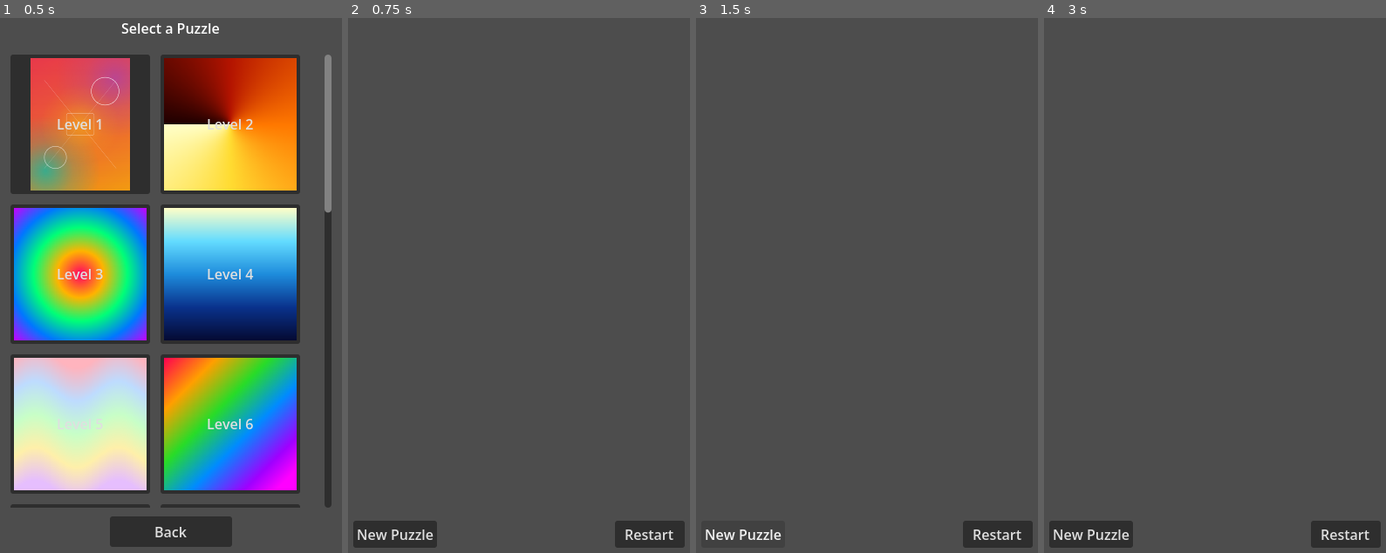
Above: before the commit, frames 1-4 (left to right).
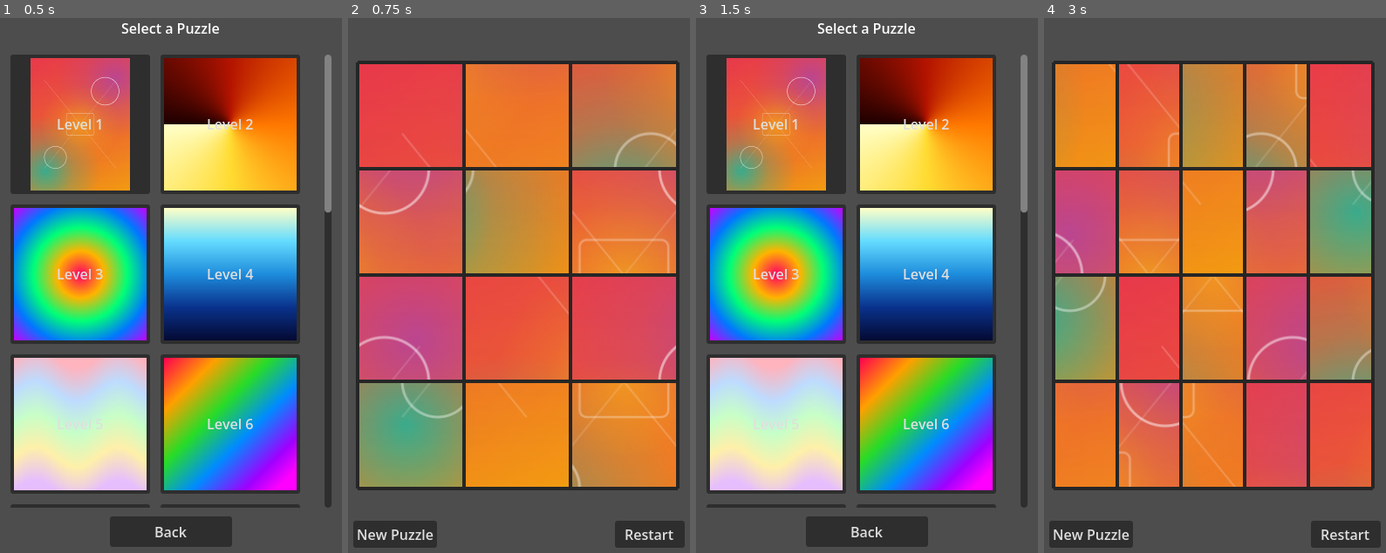
Above: after the commit, the same moments.

Repository: Gare22/Picture-Stitch-Puzzle
Game: Godot game, scene res://level_select.tscn
The game is run twice, just before and just after one commit, with the same random seed, the same clock (stepped at 60 frames per second) and the same inputs.
Inputs (mouse positions are in pixels of both pictures, inside the frame that each line leads up to):
- Up to frame 1 (0.5 s): no input
- Up to frame 2 (0.75 s): click "Level 1" at 0.5 s
- Up to frame 3 (1.5 s): click "New Puzzle" at 1.25 s
- Up to frame 4 (3 s): click (1091, 531) at 2 s, where only the run before the commit has a clickable "New Puzzle"; click (1122, 125) at 2.75 s, where only the run after the commit has a clickable "Level 1"

Frame 1 is identical in both runs. In frame 2, 76% of the frame differs, in the area x 2-97%, y 7-89%; in frame 3, 69%; in frame 4, 76%.
Error before the commit: Parse Error: Cannot infer the type of "avail_w" variable because the value doesn't have a set type. (res://board/puzzle_board.gd:30)

Commit message:
Revert "Fix piece gaps: replace GridContainer with manual Control layout"
This reverts commit 42df42108f2004af96d270fb9f0efc6f37bfcbb9.

Diff:
--- a/board/puzzle_board.gd
+++ b/board/puzzle_board.gd
@@ -1,4 +1,4 @@
-extends Control
+extends GridContainer
 
 ## When true, pieces show a numbered label for debugging.
 @export var test_mode: bool = false
@@ -21,37 +21,44 @@
 func setup(source_image: Texture2D, p_columns: int, p_rows: int) -> void:
 	columns_count = p_columns
 	rows_count = p_rows
+	columns = columns_count
+
+	# Cell dimensions in image-space
+	var cell_w = source_image.get_width() / float(columns_count)
+	var cell_h = source_image.get_height() / float(rows_count)
+
+	# Available screen area
+	var viewport_size = get_viewport_rect().size
+	var avail_w = viewport_size.x - SIDE_PADDING * 2.0
+	var avail_h = viewport_size.y - TOP_PADDING - BOTTOM_PADDING
+
+	# Board natural dimensions (at 1:1 scale)
+	var board_w = cell_w * columns_count
+	var board_h = cell_h * rows_count
+
+	# Scale the board to fit within available area (maintain aspect ratio)
+	var board_scale = minf(avail_w / board_w, avail_h / board_h)
+
+	# Determine the final display cell size
+	var cell_display_w = cell_w * board_scale
+	var cell_display_h = cell_h * board_scale
+
+	# ---- Create pieces ----
+	var piece_scene = preload("res://piece/puzzle_piece.tscn")
+	var pieces = []
+	pieces.resize(columns_count * rows_count)
 
 	var img_w := source_image.get_width()
 	var img_h := source_image.get_height()
 
-	# Available screen area
-	var viewport_size = get_viewport_rect().size
-	var avail_w := viewport_size.x - SIDE_PADDING * 2.0
-	var avail_h := viewport_size.y - TOP_PADDING - BOTTOM_PADDING
-
-	# Scale the board to fit within available area (maintain aspect ratio)
-	var board_scale := minf(avail_w / img_w, avail_h / img_h)
-
-	# Display size for the whole board
-	var total_board_w := img_w * board_scale
-	var total_board_h := img_h * board_scale
-
-	# Scale factor from image pixels to screen pixels
-	var display_scale := total_board_w / img_w
-
-	# ---- Create pieces ----
-	var piece_scene = preload("res://piece/puzzle_piece.tscn")
-	var pieces: Array = []
-	pieces.resize(columns_count * rows_count)
-
 	for row in range(rows_count):
 		for col in range(columns_count):
-			var idx := row * columns_count + col
+			var idx = row * columns_count + col
 			var piece = piece_scene.instantiate()
 			piece.name = "Piece_%d" % idx
 
-			# Integer pixel boundaries — no gaps, no overlaps
+			# Compute integer pixel boundaries so every pixel is covered
+			# with no gaps or overlaps (handles non-divisible dimensions).
 			var x_start := col * img_w / columns_count
 			var x_end := (col + 1) * img_w / columns_count
 			var y_start := row * img_h / rows_count
@@ -59,22 +66,17 @@
 			var region_w := x_end - x_start
 			var region_h := y_end - y_start
 
-			# Display size derived from the integer region (not a shared float)
-			var disp_w := region_w * display_scale
-			var disp_h := region_h * display_scale
-
 			# Slice with AtlasTexture
-			var atlas := AtlasTexture.new()
+			var atlas = AtlasTexture.new()
 			atlas.atlas = source_image
 			atlas.region = Rect2(x_start, y_start, region_w, region_h)
 			piece.texture = atlas
 			piece.expand_mode = TextureRect.EXPAND_IGNORE_SIZE
 			piece.stretch_mode = TextureRect.STRETCH_KEEP_ASPECT_CENTERED
-			piece.custom_minimum_size = Vector2(disp_w, disp_h)
+			piece.custom_minimum_size = Vector2(cell_display_w, cell_display_h)
 			piece.size = piece.custom_minimum_size
-
-			# Position manually — no GridContainer rounding issues
-			piece.position = Vector2(col * disp_w, row * disp_h)
+			piece.size_flags_horizontal = Control.SIZE_SHRINK_CENTER
+			piece.size_flags_vertical = Control.SIZE_SHRINK_CENTER
 
 			# Test-mode label
 			if test_mode:
@@ -90,13 +92,13 @@
 
 	# Fisher-Yates shuffle on grid_indices (shuffle what's where).
 	# Keep shuffling until we get a non-solved state.
-	var rng := RandomNumberGenerator.new()
+	var rng = RandomNumberGenerator.new()
 	rng.randomize()
 	var is_solved := true
 	while is_solved:
 		for i in range(pieces.size() - 1, 0, -1):
-			var j := rng.randi_range(0, i)
-			var tmp := grid_indices[i]
+			var j = rng.randi_range(0, i)
+			var tmp = grid_indices[i]
 			grid_indices[i] = grid_indices[j]
 			grid_indices[j] = tmp
 		# Check if the shuffle produced the solved state
@@ -107,11 +109,16 @@
 			if k == grid_indices.size() - 1:
 				is_solved = true
 
-	# Add children in shuffled order.
+	# Add children to grid in shuffled order.
+	# Child at index i is the piece whose correct_index = grid_indices[i].
 	for i in range(pieces.size()):
-		add_child(pieces[grid_indices[i]])
-
-	# Size this control to match the board
+		var piece = pieces[grid_indices[i]]
+		add_child(piece)
+
+	# Set size explicitly from calculated dimensions (don't rely on
+	# get_minimum_size() which can differ due to GridContainer internals).
+	var total_board_w = cell_display_w * columns_count
+	var total_board_h = cell_display_h * rows_count
 	custom_minimum_size = Vector2(total_board_w, total_board_h)
 	size = custom_minimum_size
 
@@ -143,39 +150,39 @@
 ## Re-evaluates which borders should be drawn for every piece.
 ## A border is hidden only when a piece's correctly-adjacent neighbor is beside it.
 func update_borders() -> void:
-	var all_pieces := get_pieces()
+	var all_pieces = get_pieces()
 	for i in range(all_pieces.size()):
 		var piece = all_pieces[i]
-		var col := i % columns_count
-		var row := i / columns_count
-		var my_idx := get_correct_index(i)
-
-		var draw_top := true
-		var draw_bottom := true
-		var draw_left := true
-		var draw_right := true
+		var col = i % columns_count
+		var row = int(float(i) / columns_count)
+		var my_idx = get_correct_index(i)
+
+		var draw_top = true
+		var draw_bottom = true
+		var draw_left = true
+		var draw_right = true
 
 		# Above
 		if row > 0:
-			var neighbor_idx := get_correct_index(i - columns_count)
+			var neighbor_idx = get_correct_index(i - columns_count)
 			if neighbor_idx == my_idx - columns_count:
 				draw_top = false
 
 		# Below
 		if row < rows_count - 1:
-			var neighbor_idx := get_correct_index(i + columns_count)
+			var neighbor_idx = get_correct_index(i + columns_count)
 			if neighbor_idx == my_idx + columns_count:
 				draw_bottom = false
 
 		# Left — only hide if the piece's correct position isn't at the left edge
 		if col > 0 and my_idx % columns_count > 0:
-			var neighbor_idx := get_correct_index(i - 1)
+			var neighbor_idx = get_correct_index(i - 1)
 			if neighbor_idx == my_idx - 1:
 				draw_left = false
 
 		# Right — only hide if the piece's correct position isn't at the right edge
 		if col < columns_count - 1 and my_idx % columns_count < columns_count - 1:
-			var neighbor_idx := get_correct_index(i + 1)
+			var neighbor_idx = get_correct_index(i + 1)
 			if neighbor_idx == my_idx + 1:
 				draw_right = false
 
@@ -184,13 +191,14 @@
 
 ## Swap two pieces: exchange their textures and grid_indices, then re-evaluate borders.
 func swap_pieces(piece_a, piece_b) -> void:
-	var all_pieces := get_pieces()
-	var pos_a := -1
-	var pos_b := -1
-	for i in range(all_pieces.size()):
-		if all_pieces[i] == piece_a:
+	# Find grid positions of both pieces
+	var pieces = get_pieces()
+	var pos_a = -1
+	var pos_b = -1
+	for i in range(pieces.size()):
+		if pieces[i] == piece_a:
 			pos_a = i
-		if all_pieces[i] == piece_b:
+		if pieces[i] == piece_b:
 			pos_b = i
 
 	if pos_a < 0 or pos_b < 0:
@@ -202,13 +210,13 @@
 	piece_b.texture = temp_tex
 
 	# Swap grid_indices
-	var temp_idx := grid_indices[pos_a]
+	var temp_idx = grid_indices[pos_a]
 	grid_indices[pos_a] = grid_indices[pos_b]
 	grid_indices[pos_b] = temp_idx
 
 	# Also swap test-mode labels if visible
 	if test_mode:
-		var temp_label := piece_a.get_piece_label().text
+		var temp_label = piece_a.get_piece_label().text
 		piece_a.get_piece_label().text = piece_b.get_piece_label().text
 		piece_b.get_piece_label().text = temp_label
 
--- a/board/puzzle_board.tscn
+++ b/board/puzzle_board.tscn
@@ -1,6 +1,6 @@
-[gd_scene load_steps=2 format=3]
+[gd_scene format=3]
 
 [ext_resource type="Script" path="res://board/puzzle_board.gd" id="1_c7uit"]
 
-[node name="PuzzleBoard" type="Control"]
+[node name="PuzzleBoard" type="GridContainer"]
 script = ExtResource("1_c7uit")
--- a/puzzle_game.tscn
+++ b/puzzle_game.tscn
@@ -5,9 +5,10 @@
 
 [node name="PuzzleGame" type="Node" unique_id=1092117998]
 script = ExtResource("1_fbgxn")
-test_grid_cycle = false
 
 [node name="PuzzleBoard" parent="." unique_id=1425944829 instance=ExtResource("2_i3a0x")]
+theme_override_constants/h_separation = 0
+theme_override_constants/v_separation = 0
 
 [node name="TimerLabel" type="Label" parent="." unique_id=422968927]
 visible = false
